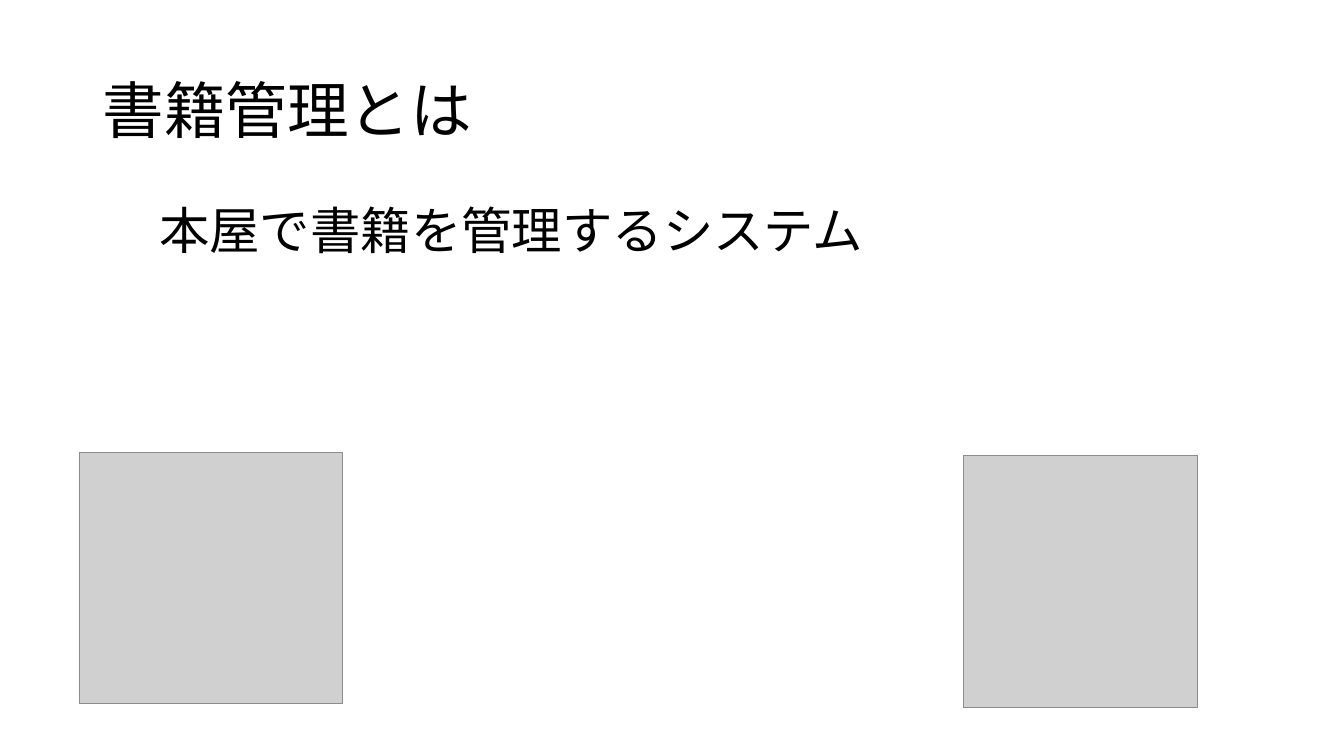
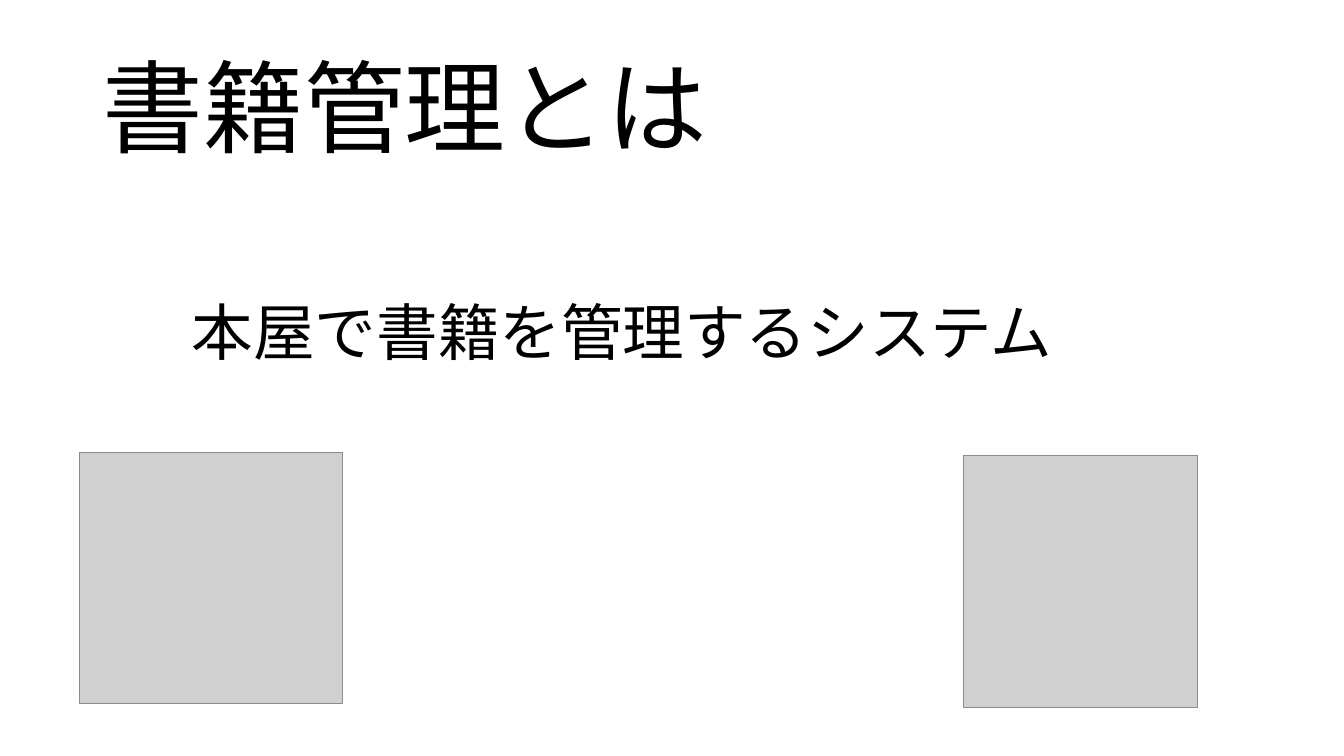
Before and after one commit to ivy239007/PG-, a slide deck: slide 3 of プレゼン/プレゼン資料(板井編集中).pptx. Drawn at 1344x756 pixels with LibreOffice and Linux fonts; fonts in the diff are those of the drawing; grey boxes stand for pictures; background and template pictures are left out. Boxes give left, top, right and bottom in pixels: in the first picture for what was removed or moved away, otherwise in the second. Text is boxed around its words. In the diff, an @@ line names an element or a change of style, - is before the commit and + after.

```diff
--- a/プレゼン/プレゼン資料(板井編集中).pptx
+++ b/プレゼン/プレゼン資料(板井編集中).pptx
@@ title "書籍管理とは" at (102, 60, 707, 154): size 44 to 72 pt @@
@@ text "本屋で書籍を管理するシステム": place and size @@
-text "本屋で書籍を管理するシステム" at (159, 206, 863, 254)
+text "本屋で書籍を管理するシステム" at (192, 303, 1052, 360)
@@ text "本屋で書籍を管理するシステム" at (192, 303, 1052, 360): size 36 to 44 pt @@
```
Also in this commit, not shown: 6 other slides changed.
